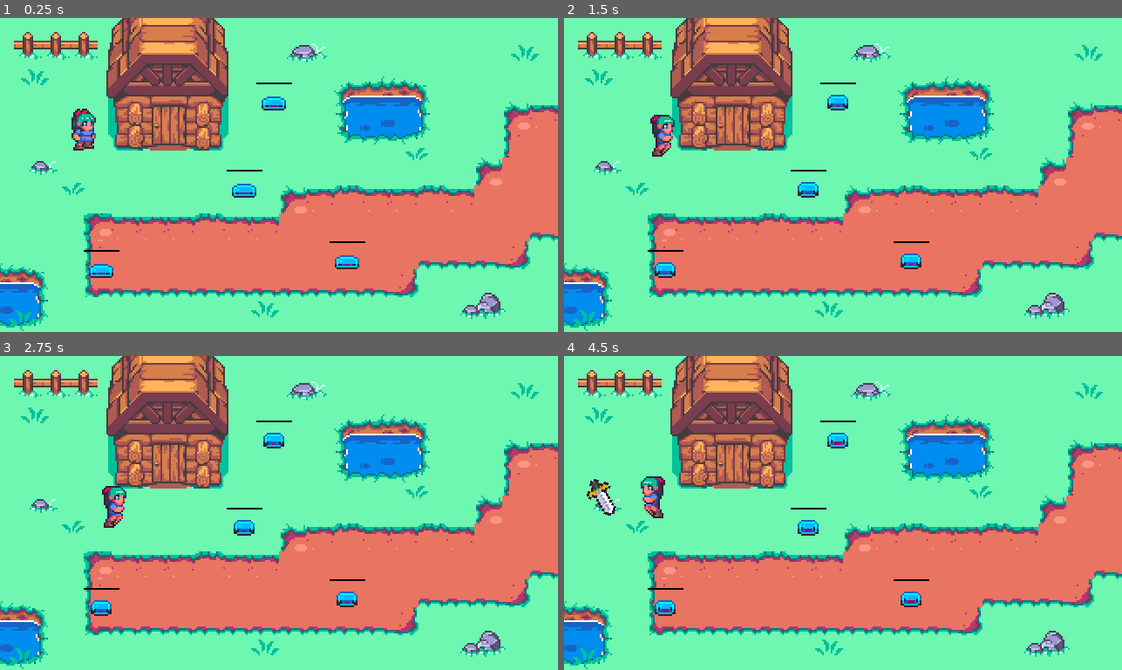
Above: before the commit, frames 1-4 (two rows, left to right).
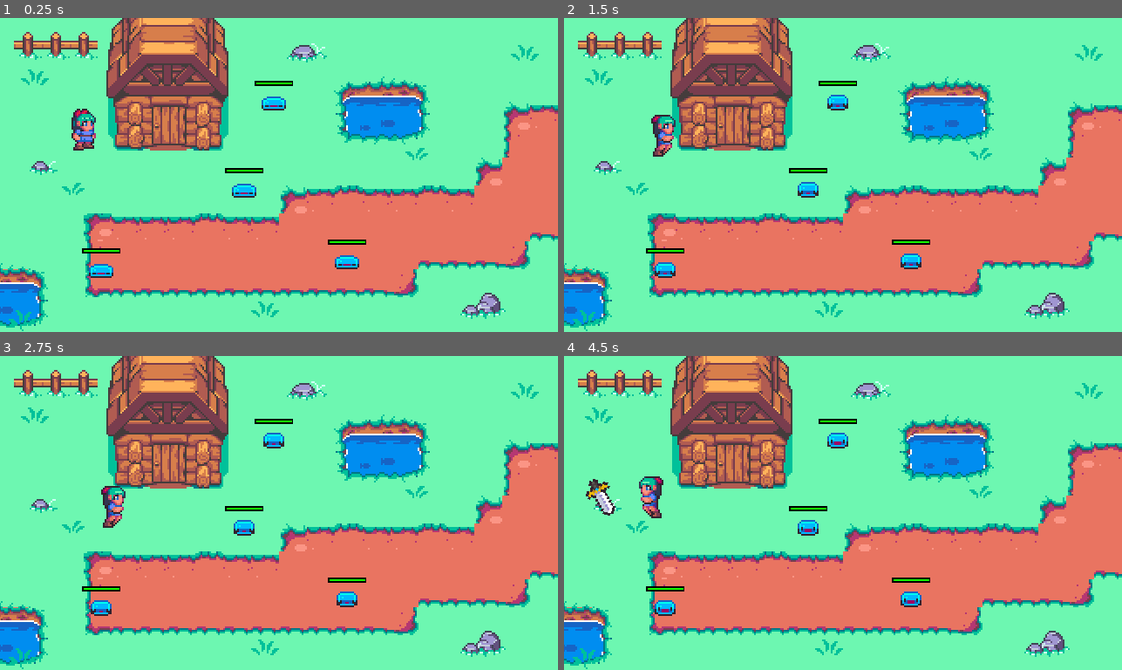
Above: after the commit, the same moments.

Repository: cunhapixels/GodotRPG_VacaRoxa_Assets
Game: Godot game, scene res://source/World.tscn
The game is run twice, just before and just after one commit, with the same random seed, the same clock (stepped at 60 frames per second) and the same inputs. The engine's default icon, where the game draws it, is replaced by a stand-in: a white triangle on a blue panel in a dark square.
Inputs:
- Up to frame 1 (0.25 s): no input
- Up to frame 2 (1.5 s): hold Right (ui_right) 0.53-1.28 s; tap X (attack) at 0.6, 1.35 s; hold Down (ui_down) from 1.28 s (still down)
- Up to frame 3 (2.75 s): release Down (ui_down) at 2.03 s; hold Right (ui_right) from 2.03 s (still down); tap X (attack) at 2.1 s
- Up to frame 4 (4.5 s): release Right (ui_right) at 2.78 s; hold Up (ui_up) 2.78-3.53 s; tap X (attack) at 2.85, 3.6, 4.35 s; hold Left (ui_left) from 3.53 s (still down)

The runs differ from the first frame. In frame 1, 0.5% of the frame differs, in the area x 14-66%, y 20-75%; in frame 2, 0.6%; in frame 3, 0.6%; in frame 4, 0.9%, in the area x 3-66%, y 20-75%.

Commit message:
Added HealthBar style

Diff:
--- a/GodotRPG_VacaRoxa_Assets/source/core/Player.gd
+++ b/GodotRPG_VacaRoxa_Assets/source/core/Player.gd
@@ -16,7 +16,7 @@
 
 	if length > 0:
 		motion = direction * length
-		length -= 2
+		length -= 4
 
 	attack()
 	motion = move_and_slide(motion)
--- a/GodotRPG_VacaRoxa_Assets/source/core/Slime.tscn
+++ b/GodotRPG_VacaRoxa_Assets/source/core/Slime.tscn
@@ -1,8 +1,9 @@
-[gd_scene load_steps=15 format=2]
+[gd_scene load_steps=19 format=2]
 
 [ext_resource path="res://sprites/mobs/slime-blue.png" type="Texture" id=1]
 [ext_resource path="res://source/core/Slime.gd" type="Script" id=2]
 [ext_resource path="res://source/core/Slime.tres" type="Material" id=3]
+[ext_resource path="res://PICO-8 mono.ttf" type="DynamicFontData" id=4]
 
 [sub_resource type="CircleShape2D" id=1]
 radius = 7.0
@@ -77,7 +78,20 @@
 [sub_resource type="GradientTexture" id=11]
 gradient = SubResource( 10 )
 
-[sub_resource type="GradientTexture" id=9]
+[sub_resource type="Gradient" id=12]
+colors = PoolColorArray( 0.0784314, 1, 0, 1, 0.0784314, 1, 0, 1 )
+
+[sub_resource type="GradientTexture" id=13]
+gradient = SubResource( 12 )
+
+[sub_resource type="DynamicFont" id=14]
+size = 8
+outline_size = 1
+outline_color = Color( 0, 0, 0, 1 )
+font_data = ExtResource( 4 )
+
+[sub_resource type="Theme" id=15]
+default_font = SubResource( 14 )
 
 [sub_resource type="StyleBoxFlat" id=6]
 bg_color = Color( 0.380392, 0.435294, 0.345098, 1 )
@@ -123,6 +137,13 @@
 anims/Bounce = SubResource( 3 )
 anims/Hit = SubResource( 5 )
 anims/RESET = SubResource( 4 )
+
+[node name="ColorRect" type="ColorRect" parent="."]
+margin_left = -11.0
+margin_top = -7.0
+margin_right = 11.0
+margin_bottom = -4.0
+color = Color( 0, 0, 0, 1 )
 
 [node name="HealthBarBG2" type="TextureProgress" parent="."]
 margin_left = -10.0
@@ -151,7 +172,7 @@
 rect_scale = Vector2( 0.01, 1 )
 rect_clip_content = true
 value = 100.0
-texture_progress = SubResource( 9 )
+texture_progress = SubResource( 13 )
 
 [node name="TXTDamage" type="RichTextLabel" parent="."]
 visible = false
@@ -160,6 +181,7 @@
 margin_right = 14.0
 margin_bottom = 2.0
 rect_scale = Vector2( 0.5, 0.5 )
+theme = SubResource( 15 )
 custom_colors/default_color = Color( 1, 1, 1, 1 )
 custom_colors/font_color_shadow = Color( 0, 0, 0, 1 )
 custom_constants/shadow_offset_y = 1
